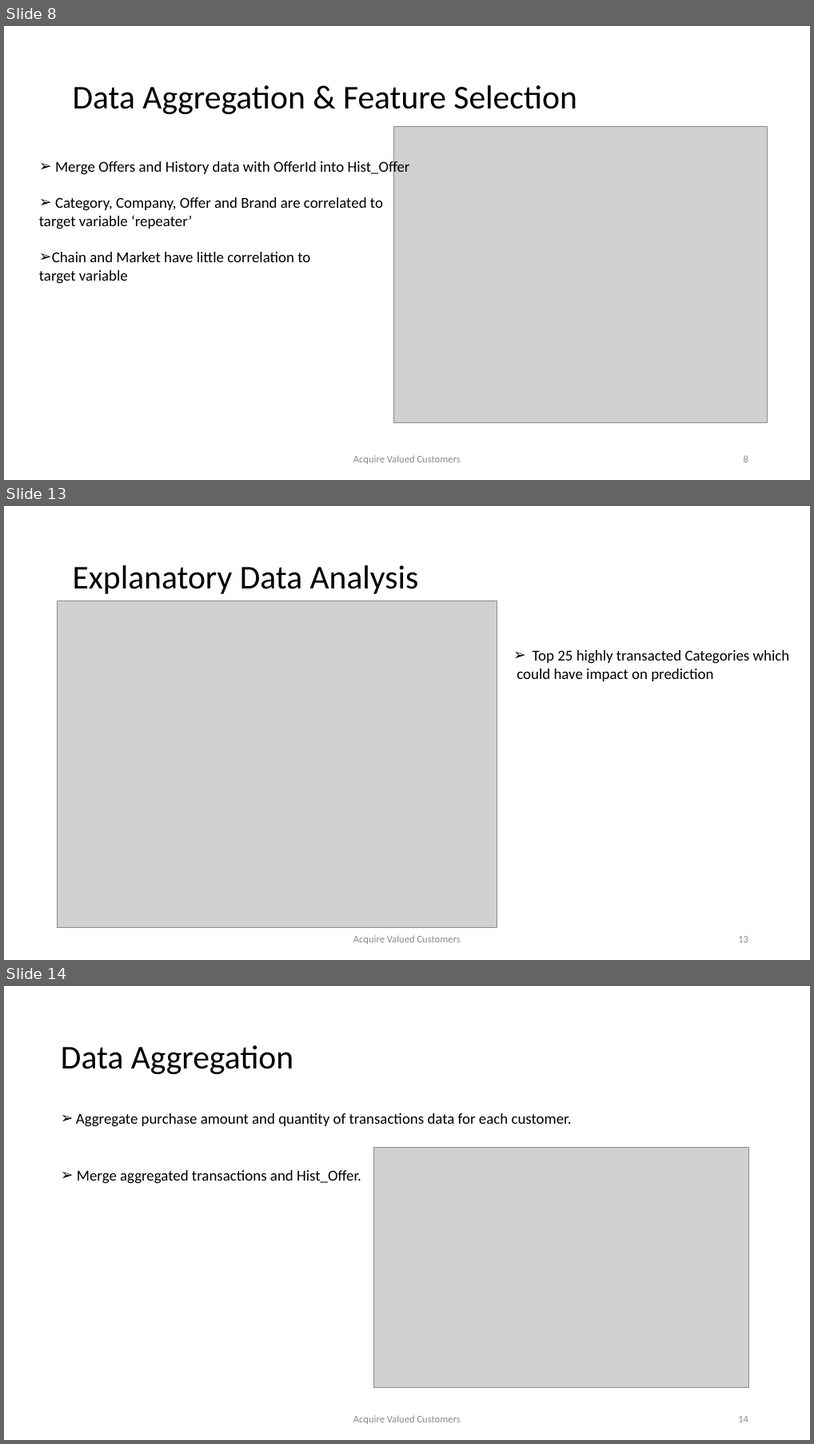
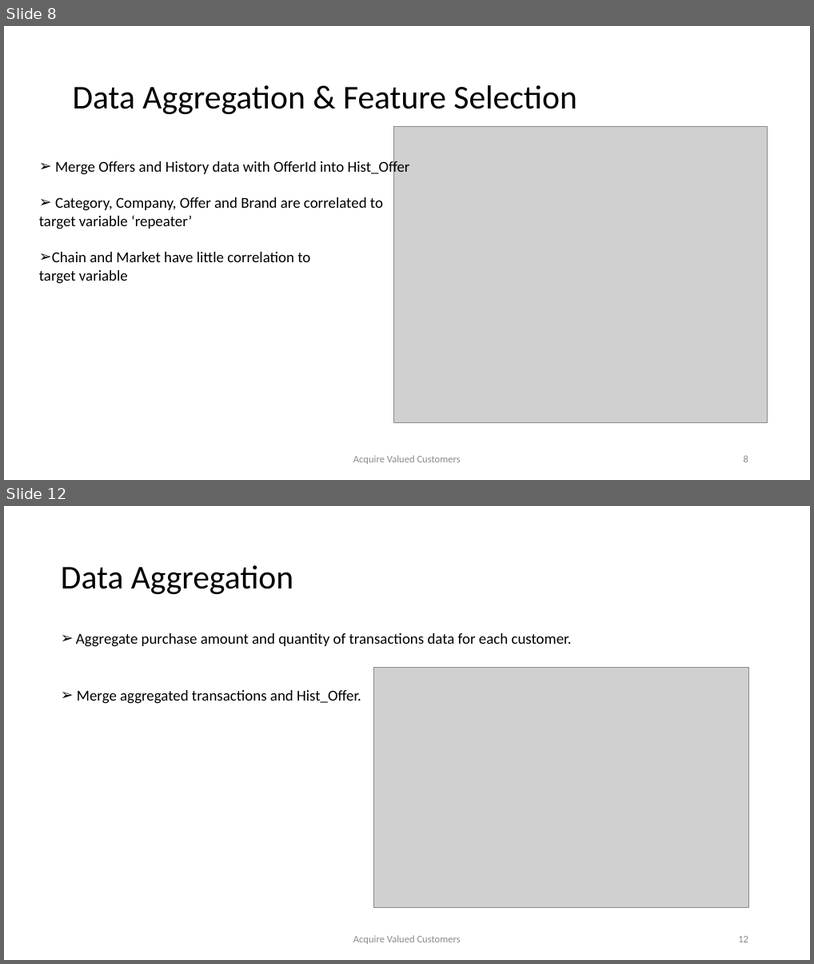
Before and after one commit to samudassir/acquirevaluedcustomers, a slide deck: project_report/project_presentation_II.pptx. Shown one above the other, each under a label of ours: slides 8, 13 and 14 before the commit, slides 8 and 12 after it; the slides between them are not shown. The pictures are 814x1444 and 814x964 pixels, drawn with LibreOffice and Linux fonts; fonts in the diff are those of the drawing; grey boxes stand for pictures. Boxes give left, top, right and bottom in pixels: in the first picture for what was removed or moved away, otherwise in the second. Text is boxed around its words. In the diff, an @@ line names an element or a change of style, - is before the commit and + after.

```diff
--- a/project_report/project_presentation_II.pptx
+++ b/project_report/project_presentation_II.pptx
@@ slide 13 removed at bbox=[4, 506, 810, 960], background #FFFFFF @@
@@ title removed at bbox=[73, 565, 419, 594] @@
-Explanatory Data Analysis
@@ picture removed at bbox=[58, 601, 497, 928] @@
@@ text removed at bbox=[517, 650, 790, 681] @@
-➢ Top 25 highly transacted Categories which
-could have impact on prediction
@@ text removed at bbox=[354, 935, 461, 944] @@
-Acquire Valued Customers
@@ page number removed at bbox=[738, 936, 749, 942] @@
-13
@@ what was slide 14 is now slide 12 @@
@@ page number at bbox=[738, 936, 749, 942]: text changed @@
-14
+12
```
Also in this commit, not shown: 11 slides changed, 1 other slide removed, 1 other file.
